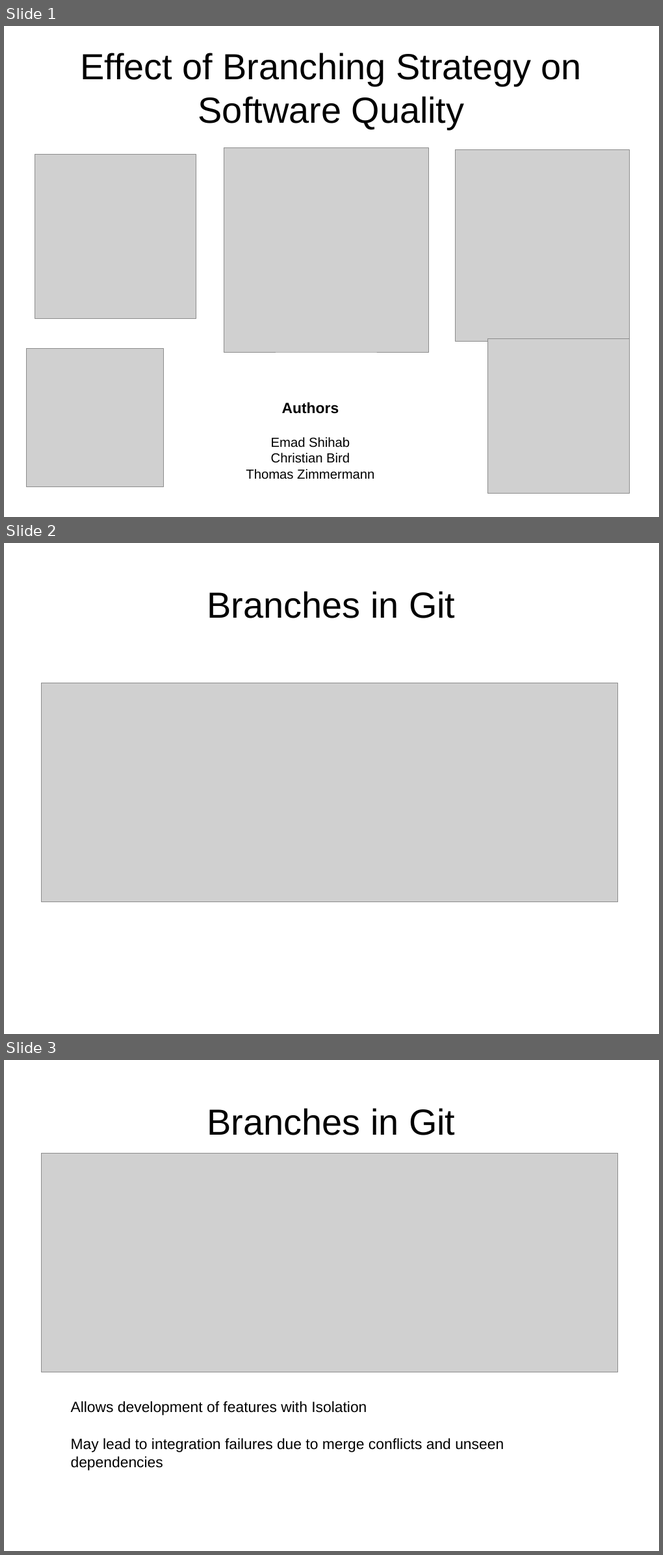
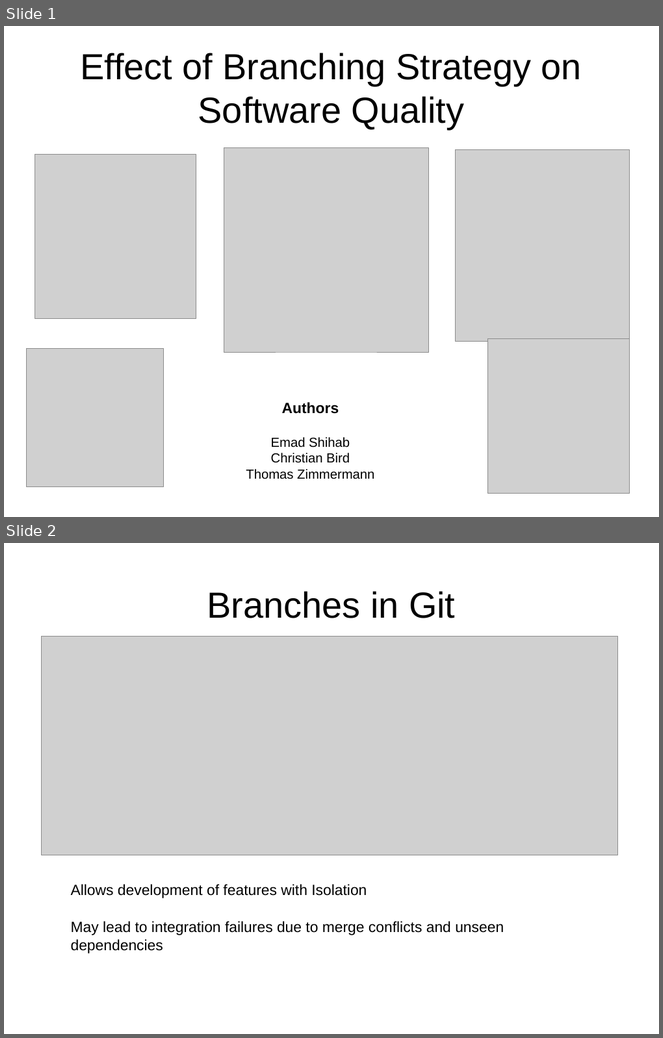
Before and after one commit to tajmilur-rahman/LOG6307, a slide deck: paper-presentation/slides.odp. Shown one above the other, each under a label of ours: slides 1, 2 and 3 before the commit, slides 1 and 2 after it. The pictures are 663x1555 and 663x1038 pixels, drawn with LibreOffice and Linux fonts; fonts in the diff are those of the drawing; grey boxes stand for pictures. Boxes give left, top, right and bottom in pixels: in the first picture for what was removed or moved away, otherwise in the second. Text is boxed around its words. In the diff, an @@ line names an element or a change of style, - is before the commit and + after.

```diff
--- a/paper-presentation/slides.odp
+++ b/paper-presentation/slides.odp
@@ slide 2 removed at [4,543,659,1034], background #FFFFFF @@
@@ title removed at [207,591,455,618] @@
-Branches in Git
@@ picture removed at [42,683,618,902] @@
@@ what was slide 3 is now slide 2 @@
```
Also in this commit, not shown: 2 slides changed, 4 slides added, 5 other slides removed, 3 other files.
